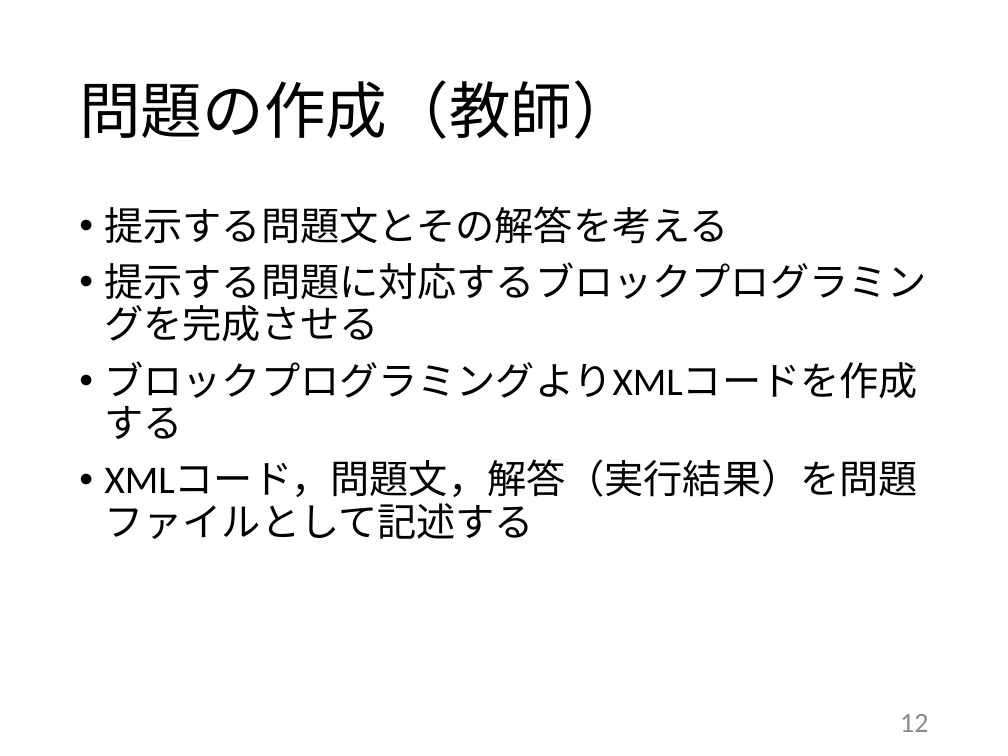
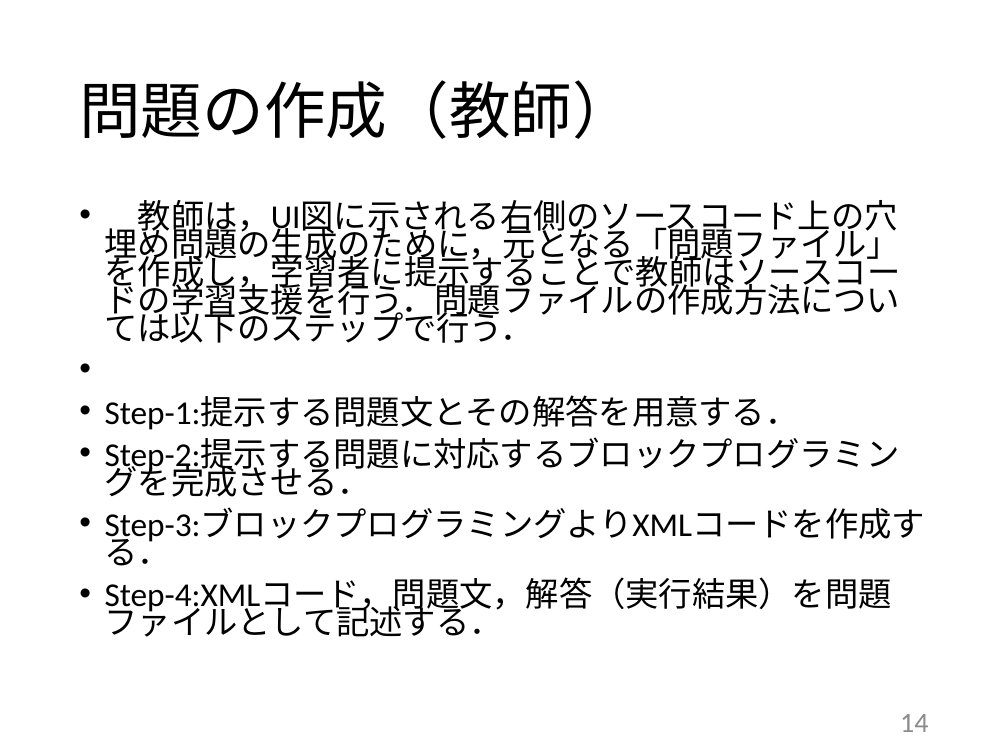
Before and after one commit to kait-takanolab/1821121-shimaoka-thesis, a slide deck: slide 14 of 1821121_shimaoka_thesis.pptx (slide 12 before the commit). Drawn at 1008x756 pixels with LibreOffice and Linux fonts; fonts in the diff are those of the drawing. Boxes give left, top, right and bottom in pixels: in the first picture for what was removed or moved away, otherwise in the second. Text is boxed around its words. In the diff, an @@ line names an element or a change of style, - is before the commit and + after.

```diff
--- a/1821121_shimaoka_thesis.pptx
+++ b/1821121_shimaoka_thesis.pptx
@@ text at box(105, 200, 925, 637): text changed; size 28 to 23.8 pt @@
-• 提示する問題文とその解答を考える
-• 提示する問題に対応するブロックプログラミングを完成させる
-• ブロックプログラミングよりXMLコードを作成する
-• XMLコード，問題文，解答（実行結果）を問題ファイルとして記述する
+• 教師は，UI図に示される右側のソースコード上の穴埋め問題の生成のために，元となる「問題ファイル」を作成し，学習者に提示することで教師はソースコードの学習支援を行う．問題ファイルの作成方法については以下のステップで行う．
+• Step-1:提示する問題文とその解答を用意する．
+• Step-2:提示する問題に対応するブロックプログラミングを完成させる．
+• Step-3:ブロックプログラミングよりXMLコードを作成する．
+• Step-4:XMLコード，問題文，解答（実行結果）を問題ファイルとして記述する．
@@ page number at box(900, 714, 928, 732): text changed @@
-12
+14
```
Also in this commit, not shown: 6 other slides changed, 2 slides added.
